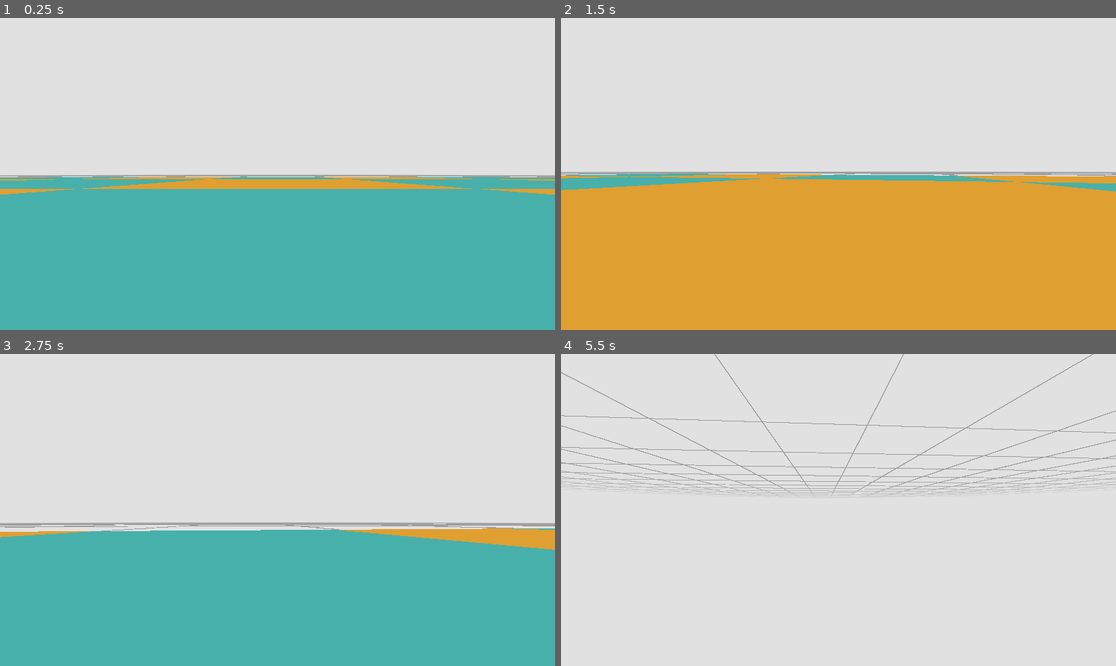
Above: before the commit, frames 1-4 (two rows, left to right).
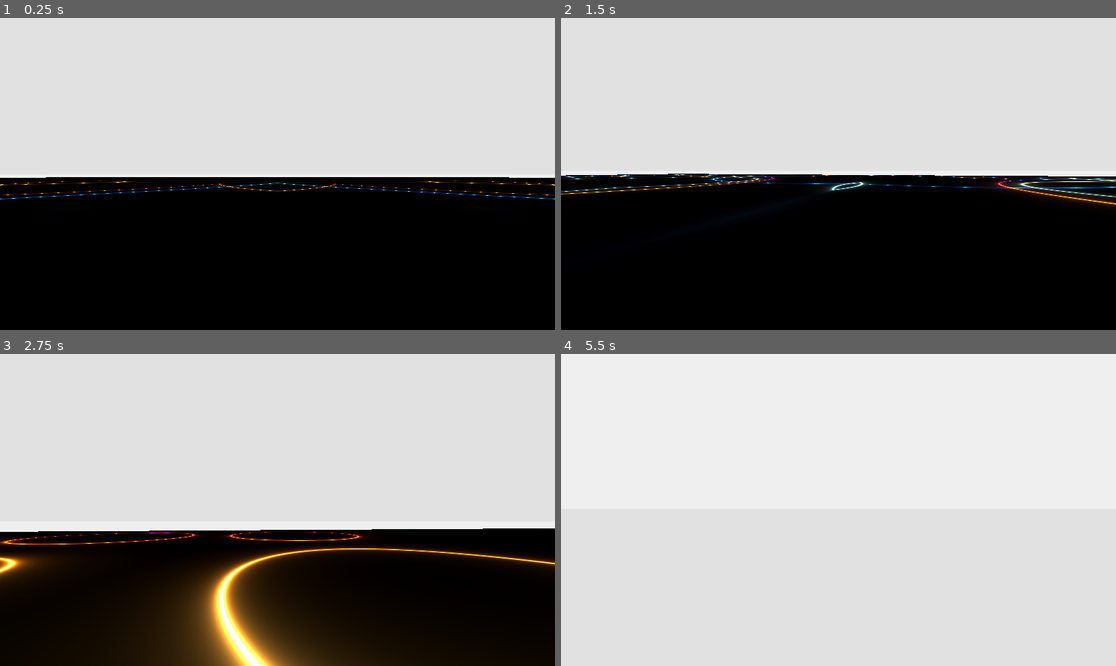
Above: after the commit, the same moments.

Repository: DawoodBhatti/shader-library
Game: Godot game, scene res://test_level/test_level.tscn
Two runs of this game, one before a commit and one after it. Both use one fixed random seed, a clock stepped at 60 frames per second and the inputs below.
Inputs (mouse positions are in pixels of both pictures, inside the frame that each line leads up to):
- Up to frame 1 (0.25 s): no input
- Up to frame 2 (1.5 s): move the mouse to (866, 174) at 0.52 s; hold Shift (shift) 0.53-1.28 s; hold W (move_forward) from 0.53 s (still down); tap Space (jump) at 0.77 s; move the mouse to (810, 174) at 1.27 s; tap Shift (shift) at 1.35 s
- Up to frame 3 (2.75 s): keep holding W (move_forward); tap Space (jump) at 1.52 s; move the mouse to (288, 503) at 2.02 s; hold Shift (shift) from 2.03 s (still down)
- Up to frame 4 (5.5 s): keep holding W (move_forward); move the mouse to (832, 516) at 2.77 s; release Shift (shift) at 2.78 s; tap Shift (shift) at 2.85, 4.35 s; tap Space (jump) at 3.02, 3.77, 4.52 s; move the mouse to (877, 513) at 3.52 s; hold Shift (shift) 3.53-4.28 s; move the mouse to (794, 506) at 4.27 s; move the mouse to (844, 510) at 5.02 s; hold Shift (shift) from 5.03 s (still down)

The runs differ from the first frame. In frame 1, 50% of the frame differs, in the area x 0-100%, y 50-100%; in frame 2, 51%, in the area x 0-100%, y 49-100%; in frame 3, 45%; in frame 4, 3.7%.

Commit message:
neon shader added

Diff:
--- a/test_level/floor/floor.gd
+++ b/test_level/floor/floor.gd
@@ -16,9 +16,11 @@
 @export var floor_height: int = 0
 
 # Load the material relative to this folder
-# Preload only works if the target file is visible at compile time
-# Load exectues at runtime so the target file will always be available
-@onready var pattern_material: ShaderMaterial = load("res://test_level/floor/materials/pattern_chessboard.tres")
+# Preload loads up front but only works if the target file is 'visible' at compile time
+# Load execute at runtime, so it slows game running, but the target file will always be available
+
+#@onready var pattern_material: ShaderMaterial = load("res://test_level/floor/materials/pattern_chessboard.tres")
+@onready var pattern_material: ShaderMaterial = load("res://test_level/floor/materials/neon_shader.tres")
 
 
 func _ready() -> void:
--- /dev/null
+++ b/test_level/floor/materials/neon_shader.tres
@@ -0,0 +1,7 @@
+[gd_resource type="ShaderMaterial" format=3 uid="uid://bct25wksbbml"]
+
+[ext_resource type="Shader" uid="uid://dnve8k6s3o44a" path="res://test_level/floor/shaders/neon_shader.gdshader" id="1_ylrne"]
+
+[resource]
+render_priority = 0
+shader = ExtResource("1_ylrne")
--- a/test_level/floor/materials/pattern_chessboard.tres
+++ b/test_level/floor/materials/pattern_chessboard.tres
@@ -5,9 +5,9 @@
 [resource]
 render_priority = 0
 shader = ExtResource("1_f04md")
-shader_parameter/color_1 = Color(0.9372549, 0.6666667, 0.20784314, 1)
-shader_parameter/color_2 = Color(0.23921569, 0.7176471, 0.6862745, 0.90588236)
-shader_parameter/solid_width = 0
-shader_parameter/solid_depth = 0
+shader_parameter/color_1 = Color(0.9372549, 0.6666667, 0.20784314, 0.39215687)
+shader_parameter/color_2 = Color(0.23921569, 0.7176471, 0.6862745, 0.39215687)
+shader_parameter/solid_floor_length = 0
+shader_parameter/visible_floor_length = 0
 shader_parameter/squares = 0
 shader_parameter/square_length = 0.0
--- a/test_level/floor/shaders/chessboard.gdshader
+++ b/test_level/floor/shaders/chessboard.gdshader
@@ -21,11 +21,10 @@
 uniform float square_length;
 
 
-//TODO:
-//understand how we have done this
 void vertex() {
 
-    //world matrix transform is contained in model_matrix and when we multiply it by an object's local co-ordinate we obtain that object's world coordinates
+    //world matrix transform is contained in model_matrix and allows us to convert from local to world space.
+    //when we multiply it by an object's local co-ordinate we obtain that object's world coordinates
     v_world_pos = (MODEL_MATRIX  * vec4(VERTEX, 1.0)).xyz;
 }
 
@@ -81,7 +80,11 @@
         if (gx < px || gy < py) {
             colour = vec4(0.0, 0.0, 0.0, 0.3);
 
+            //similar to WORLD_MATRIX... INV_VIEW_MATRIX converts from camera space to world space. so when we multiply by the camera's position (local origin) in its own frame of
+            //reference we obtain its position in world space.
             vec3 world_pos  = v_world_pos;
+
+            //note the .xyz at the end is syntax for extracting only some of the components of the vec4 and we call this 'swizzling'
             vec3 camera_pos = (INV_VIEW_MATRIX * vec4(0.0, 0.0, 0.0, 1.0)).xyz;
 
             // distance of fragment to camera
--- /dev/null
+++ b/test_level/floor/shaders/neon_shader.gdshader
@@ -0,0 +1,89 @@
+shader_type spatial;
+render_mode blend_mix, cull_disabled, depth_draw_opaque;
+
+
+//area of solid colour indicating floor collision shape
+uniform int solid_floor_length;
+
+//area of grid lines
+uniform int visible_floor_length;
+
+//helper functions need to be defined before they are called in code
+//https://iquilezles.org/articles/palettes/
+vec3 palette( float t ) {
+    vec3 a = vec3(0.5, 0.5, 0.5);
+    vec3 b = vec3(0.5, 0.5, 0.5);
+    vec3 c = vec3(1.0, 1.0, 1.0);
+    vec3 d = vec3(0.263,0.416,0.557);
+
+    return a + b*cos( 6.28318*(c*t+d) );
+}
+
+void vertex() {
+	// Called for every vertex the material is visible on.
+}
+
+
+void fragment() {
+
+
+	//UV coordinates represent the normalised 0-1 coordinates
+    // so we need to multiply by the shape length
+    vec2 scaled = UV * float(visible_floor_length);
+    float half_length = float(solid_floor_length)/2.0;
+
+    //bounds of collision floor plane
+    float x_lower = 0.5 * float(visible_floor_length) - half_length;
+    float x_upper = 0.5 * float(visible_floor_length) + half_length;
+    float y_lower = x_lower;
+    float y_upper = x_upper;
+
+    vec4 colour = vec4(1.0, 1.0, 1.0, 0.5);
+	vec3 final_colour = vec3(0.0);
+
+    //paint collision floor plane
+	if (scaled.x > x_lower && scaled.x < x_upper &&
+		scaled.y > y_lower && scaled.y < y_upper) {
+
+
+		vec2 nUV = vec2(0.0,0.0);
+
+		//calculate normalised UV x and y components for the inner square
+		nUV.x = (scaled.x - x_lower) / float(solid_floor_length);
+		nUV.y = (scaled.y - y_lower) / float(solid_floor_length);
+
+		//shift coordinate space so that center of world space corresponds to the center of the canvs
+		nUV = (nUV-0.5)*2.0;
+
+		//shadow original normalised UV to use the original d value to break local repetition of colour gradient
+		vec2 nUV0 = nUV;
+
+		//use for loop to add repetitions of this pattern
+
+		for (float i = 0.0; i<3.0; i++){
+			//create repeated tiling and shift them to center
+			//break symmetry by multiplying by some number other than 2.0 and introduce more visual interest
+			nUV = fract(nUV * 1.3)-0.5;
+
+			//multiply d by some exponential function to increase variation further
+			float d = length(nUV) * exp(-length(nUV0));
+
+			//add variations to colour as a function of time and loop level
+			vec3 colour = palette(length(nUV0) + i *.3 + TIME*.3);
+
+			d = sin(d * 8. + TIME);
+			d = abs(d);
+
+			//d = step(0.1, d);
+			//d = smoothstep(0.0, 0.1, d);
+
+			//inverse of d for neon colouring
+			d = 0.01/d;
+			final_colour += colour * d;
+		}
+
+		ALBEDO = vec3(final_colour);
+		ALPHA = 1.0;
+	}
+
+}
Not shown, added: test_level/floor/shaders/neon_shader.gdshader.uid
